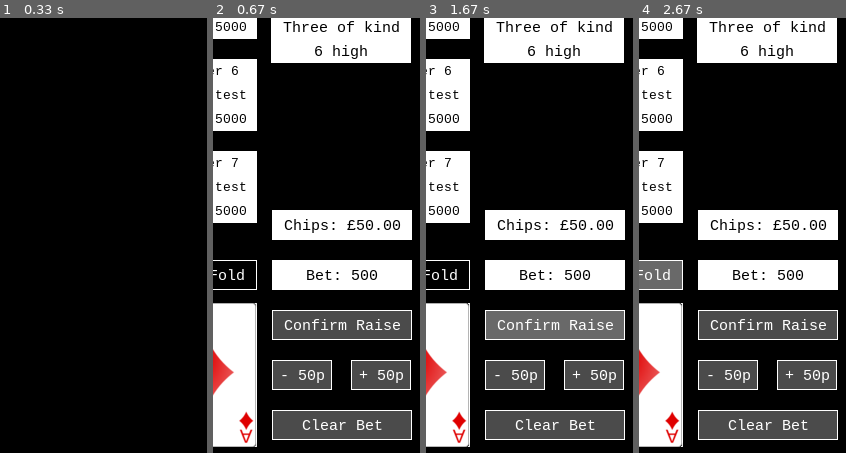
Above: before the commit, frames 1-4 (left to right).
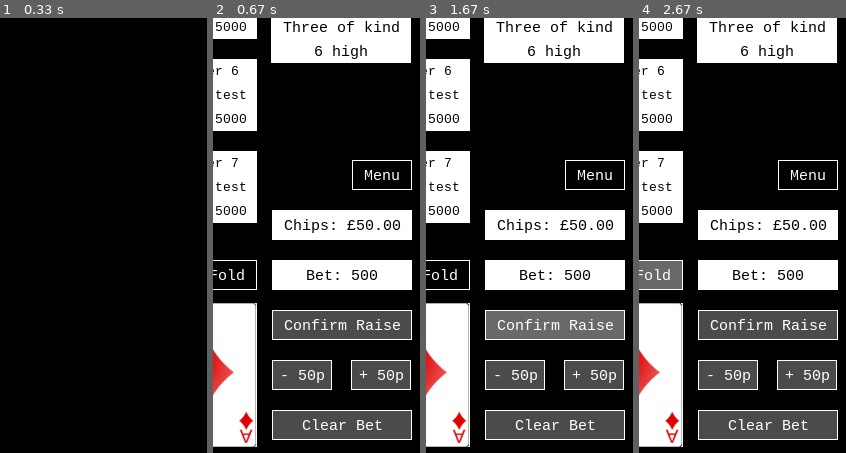
Above: after the commit, the same moments.

Repository: jmsyuen/nea
Game: pygame game, started from pygametest.py
Two runs of this game, one before a commit and one after it. Both use one fixed random seed, a clock stepped at 60 frames per second and the inputs below.
Inputs (mouse positions are % of the whole screen's width and height, from its top left):
- Up to frame 1 (0.33 s): no input
- Up to frame 2 (0.67 s): click "Play" at 0.38 s
- Up to frame 3 (1.67 s): click "All In" at 0.72 s; click (19, 34) at 1.05 s; click (86, 86) at 1.38 s
- Up to frame 4 (2.67 s): click (52, 15) at 1.72 s; click "Fold" at 2.55 s
The pictures show only the part of the screen within x 47-97%, y 50-100%; the shares and areas given below are measured in that part.

Frame 1 is identical in both runs. In frame 2, 0.4% of the frame differs, in the area x 67-97%, y 32-40%; in frame 3, 0.4%; in frame 4, 0.4%.

Commit message:
added menu button with no save feature

Diff:
--- a/pygametest.py
+++ b/pygametest.py
@@ -301,10 +301,15 @@
       self.draw_text_box(f"{winners[i]}", self.BLACK, self.WHITE, 15, self.WIDTH - 160, 238 + i * 24, 140, 24)
 
 
-  def ask_save(self): #continue to next round or save #may be unused
+  '''
+  def menu_confirm(self): #continue to next round or save #may be unused
     self.draw_text_box("Save and exit?", self.BLACK, self.WHITE, 11, self.WIDTH - 160, self.HEIGHT - 375, 140, 24)
-    self.draw_button("Yes", self.BLACK, 15 + self.BIG_CARD_WIDTH*2 , self.HEIGHT - 345, 60, 30, self.MainMenu)
-    self.draw_button("No", self.BLACK, self.WIDTH - 80, self.HEIGHT - 345, 60, 30, self.blank)
+    self.draw_button("Yes", self.BLACK, self.WIDTH - 80, self.HEIGHT - 345, 60, 30, self.MainMenu)
+    self.draw_button("No", self.BLACK, 15 + self.BIG_CARD_WIDTH*2 , self.HEIGHT - 345, 60, 30, self.blank)  #hide prompt
+  '''
+
+  def menu_button(self):
+    self.draw_button("Menu", self.BLACK, self.WIDTH - 79, self.HEIGHT - 305, 60, 30, self.MainMenu)
 
 
   def draw_game(self):
@@ -341,6 +346,8 @@
     self.show_hand("player_1", ["spades.14", "diamonds.14"])
     self.show_hand("public", ["hearts.10", "hearts.11", "hearts.12"], 1)# stage is 1-3 first stage is nothing
     self.show_hand("public", ["hearts.13"], 2)
+
+    self.menu_button()
 
     pygame.display.flip()
 
Not shown, changed: README.md
